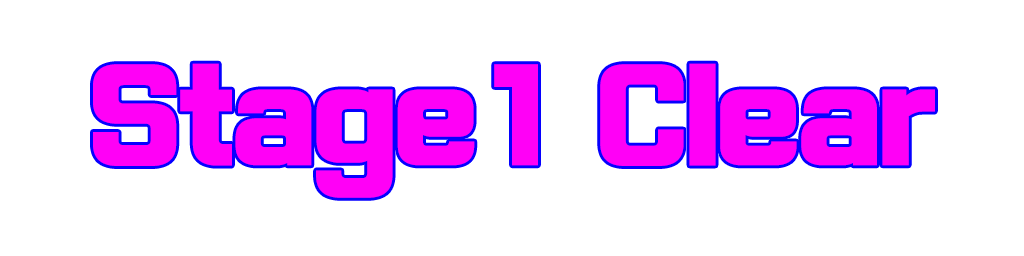
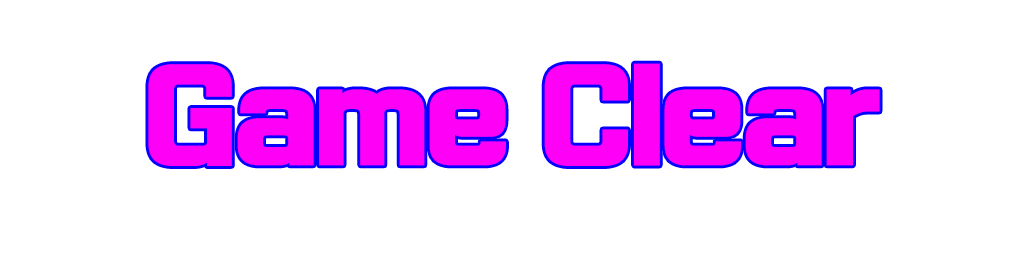
Comparing the layer stacks of the two 1024 × 256 images. Changes:
renamed "Stage1 Clear" to "Game Clear", painted on it over [93, 63, 935, 198]
